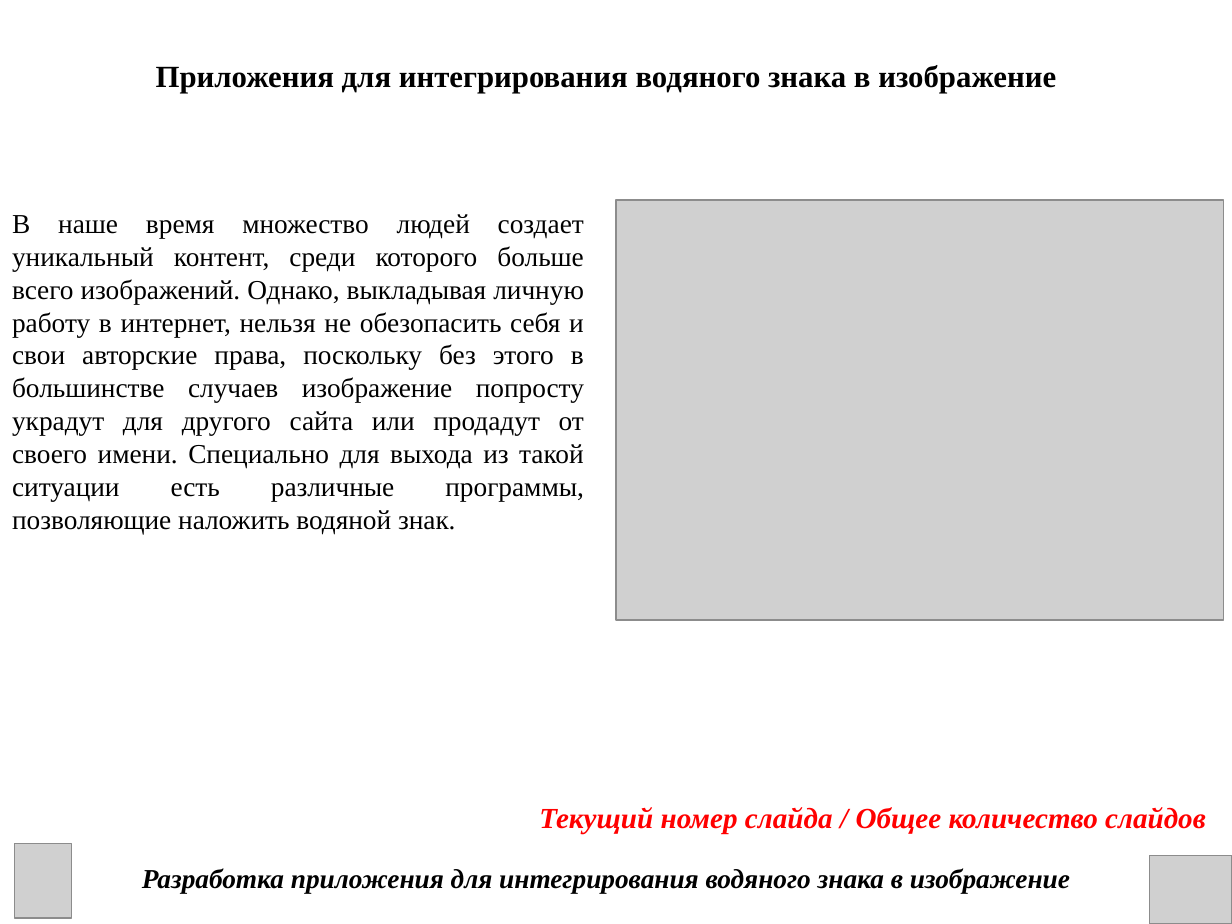
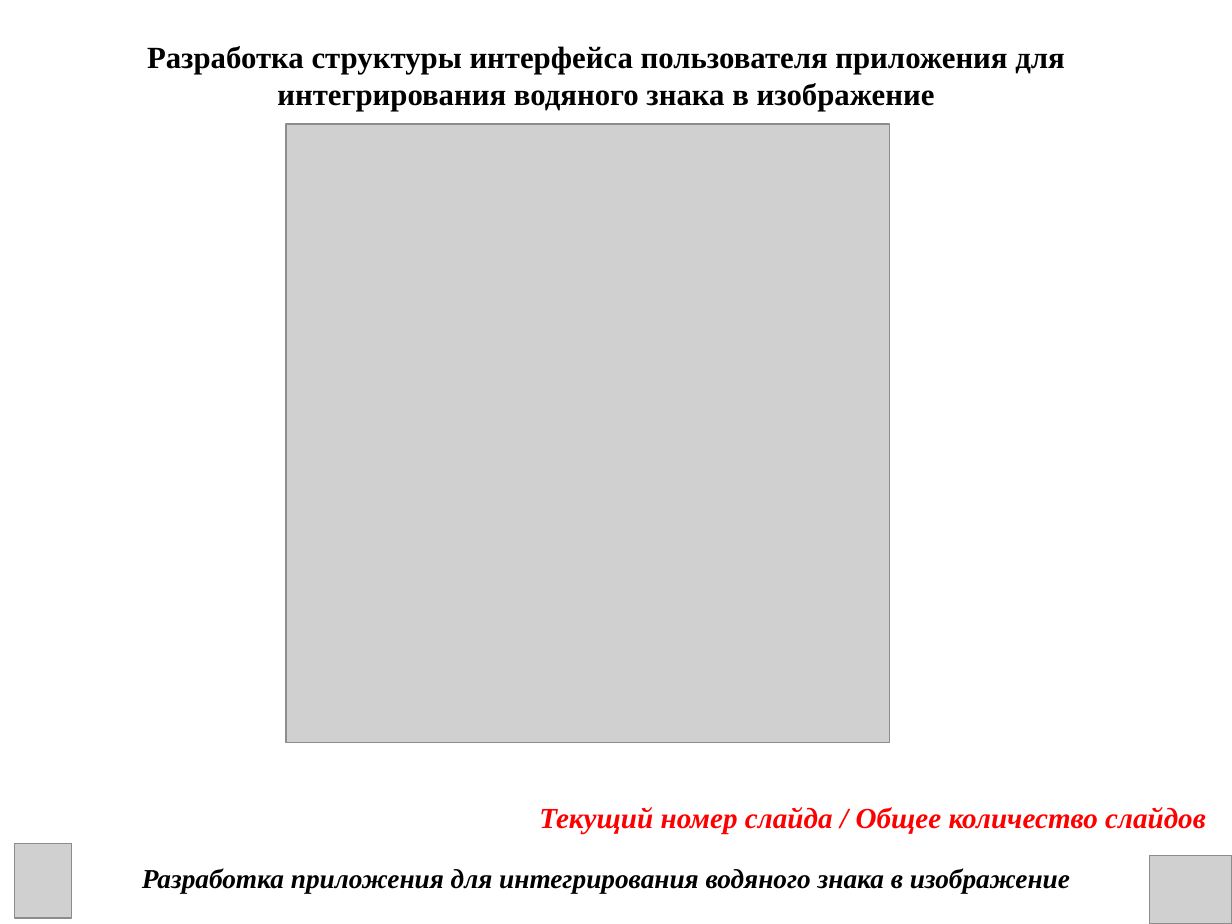
Before and after one commit to DanChoys1/DanChoys, a slide deck: slide 15 of КП презентация.ppt (slide 12 before the commit). Drawn at 1232x924 pixels with LibreOffice and Linux fonts; fonts in the diff are those of the drawing; grey boxes stand for pictures. Boxes give left, top, right and bottom in pixels: in the first picture for what was removed or moved away, otherwise in the second. Text is boxed around its words. In the diff, an @@ line names an element or a change of style, - is before the commit and + after.

```diff
--- a/КП презентация.ppt
+++ b/КП презентация.ppt
@@ text at bbox=[147, 46, 1064, 111]: text changed @@
-Приложения для интегрирования водяного знака в изображение
+Разработка структуры интерфейса пользователя приложения для интегрирования водяного знака в изображение
@@ picture: place and size @@
-picture at bbox=[616, 200, 1223, 620]
+picture at bbox=[286, 124, 890, 743]
@@ text removed at bbox=[12, 214, 584, 534] @@
-В наше время множество людей создает уникальный контент, среди которого больше всего изображений. Однако, выкладывая личную работу в интернет, нельзя не обезопасить себя и свои авторские права, поскольку без этого в большинстве случаев изображение попросту украдут для другого сайта или продадут от своего имени. Специально для выхода из такой ситуации есть различные программы, позволяющие наложить водяной знак.
```
Also in this commit, not shown: 7 other slides changed, 12 slides added, 2 other files.
